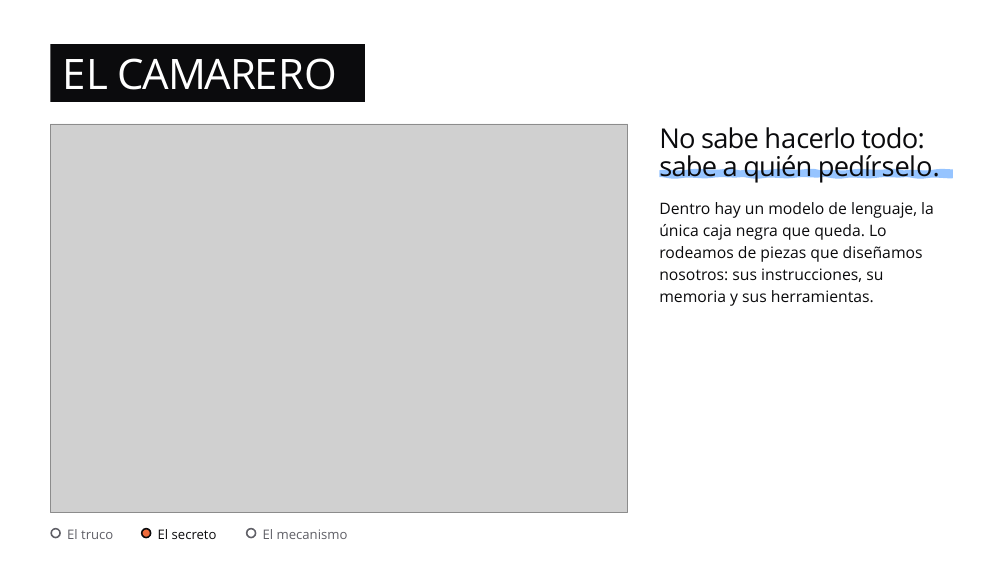
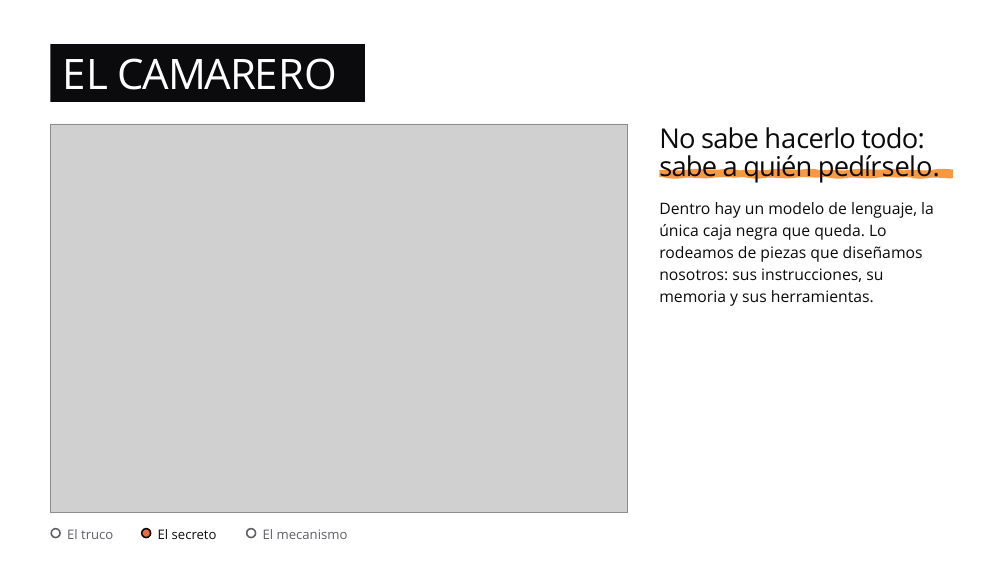
Before and after one commit to dsanchor/morcillaconf, a slide deck: slide 13 of docs/charla/no-es-magia.pptx. Drawn at 1008x567 pixels with LibreOffice and Linux fonts; fonts in the diff are those of the drawing; grey boxes stand for pictures. Boxes give left, top, right and bottom in pixels: in the first picture for what was removed or moved away, otherwise in the second. Text is boxed around its words. In the diff, an @@ line names an element or a change of style, - is before the commit and + after.

```diff
--- a/docs/charla/no-es-magia.pptx
+++ b/docs/charla/no-es-magia.pptx
@@ freeform shape at [659, 169, 953, 178]: fill #96C4FF to #F89841 @@
```
Also in this commit, not shown: 14 other slides changed, 3 slides added, 3 slides removed, 2 other files.
